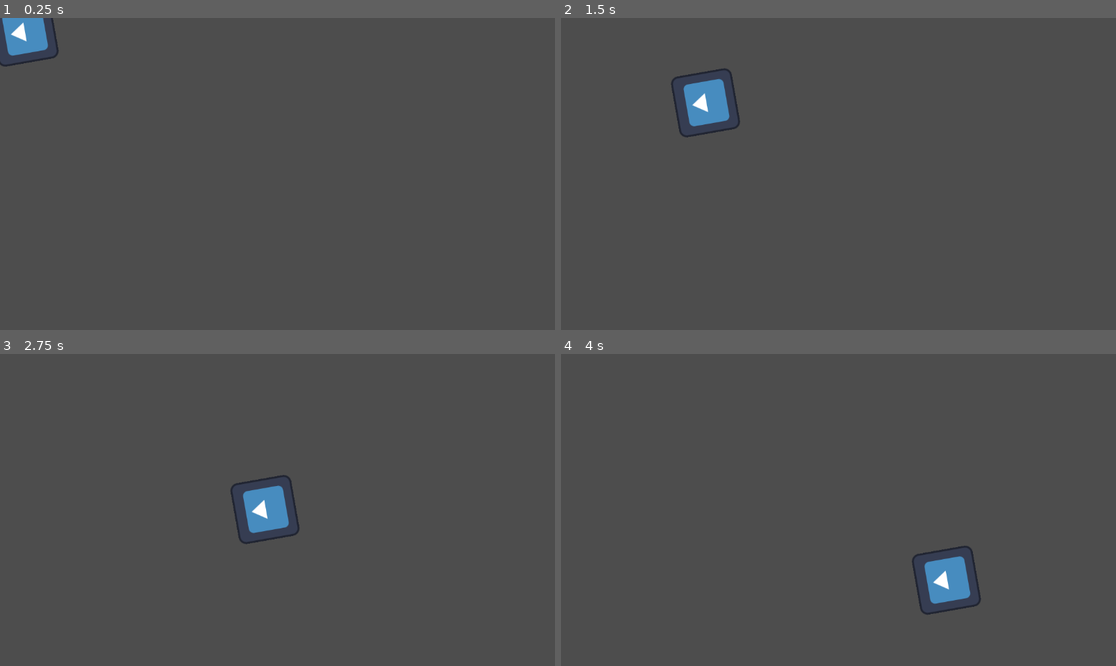
Above: before the commit, frames 1-4 (two rows, left to right).
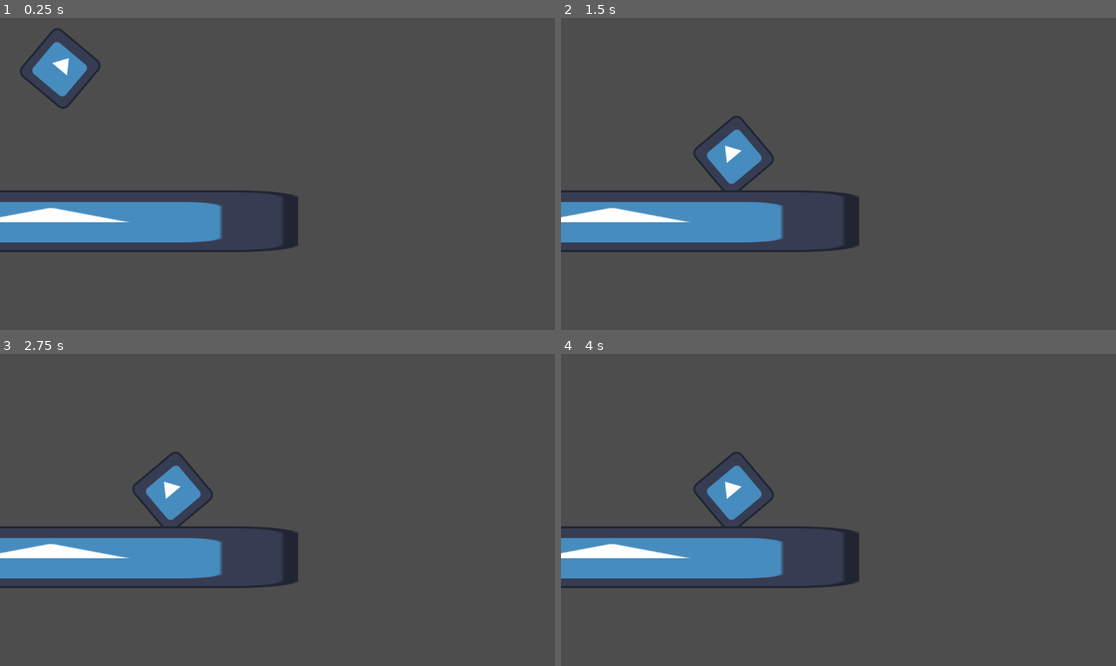
Above: after the commit, the same moments.

Repository: kaitaobenson/OGPC
Game: Godot game, scene res://test.tscn
The game is run twice, just before and just after one commit, with the same random seed, the same clock (stepped at 60 frames per second) and the same inputs. The engine's default icon, where the game draws it, is replaced by a stand-in: a white triangle on a blue panel in a dark square.
Inputs:
- Up to frame 1 (0.25 s): no input
- Up to frame 2 (1.5 s): no input
- Up to frame 3 (2.75 s): no input
- Up to frame 4 (4 s): no input

The runs differ from the first frame. In frame 1, 8.6% of the frame differs, in the area x 0-54%, y 0-76%; in frame 2, 9.0%; in frame 3, 8.9%; in frame 4, 9.0%, in the area x 0-76%, y 31-84%.

Commit message:
better projectile and story draft

Diff:
--- a/game/LinearProjectile.gd
+++ b/game/LinearProjectile.gd
@@ -1,5 +1,5 @@
 extends Area2D
-
+#TODO: f
 @onready var hitbox = get_node("hitbox")
 @onready var sprite = get_node("Sprite2D")
 @onready var isInLib = (self.get_parent()!=get_node("/root/mainScene/commonObjLibrary"))
@@ -7,9 +7,13 @@
 @onready var fireNow
 @onready var despawnTime#this is in ms. after the projectile has bounced the amount equal to whatever bounceamount is, it will stay still and sit until despawmtime is up.
 #pos is a vector2
+@onready var firetime
+@onready var despawnCounter = 0
+@onready var hitamount = 0
+@onready var hitlimit = 0
 #the NotSliding variable prevents the bounce efect being initiated multiple times because the projectile doesnt escape the hitbox it hit on the frame in which it happened
-@onready var NotSliding = false
-func fire(angle,pos,speedIn,despawnTime,bounceAmount):
+@onready var NotSliding = true
+func fire(angle,pos,speedIn,despawnpime,bounceAmount):
 	#set hitbox size to sprite size
 	hitbox.shape.extents = sprite.get_rect().size/2
 	self.position.x = pos.x
@@ -18,10 +22,12 @@
 	speed = speedIn
 	self.visible = true
 	fireNow = true
-
-
+	hitlimit = bounceAmount
+	despawnTime = despawnpime
+#func get_collision_angle():
 func _ready():
-	fire(-100,Vector2(0,0),200,999,999)
+	#despawn time is in seconds, i think?
+	fire(40,Vector2(0,0),500,6,1)
 	if(!isInLib):
 		self.visible = false
 		self.get_node("hitbox").set_deferred("disabled", true)
@@ -29,20 +35,30 @@
 func _process(delta):
 	if(isInLib):
 		if (fireNow):
-			#this shit had better work
-			if(NotSliding):
-				if(self.has_overlapping_areas() or self.has_overlapping_bodies()):
-					self.rotation_degrees = -self.rotation_degrees
-
-					#print(NotSliding)
-					NotSliding = false
-			self.position.x += speed*delta
-			#print(self.rotation_degrees)
-			self.position.y += (speed*delta)*tan(self.rotation_degrees)
-			if(!self.has_overlapping_areas() or self.has_overlapping_bodies()):
-				#print("e")
-				NotSliding = true
-			#self.hitbox.position.x = self.position.x
-			#self.hitbox.position.y = self.position.y
-			#print(self.position.x)
-			#print(self.hitbox.position.x)
+			if(!hitamount==hitlimit or hitamount==0):
+				print("ec")
+				if(NotSliding):
+					if(self.has_overlapping_areas() or self.has_overlapping_bodies()):
+						print(self.position.x)
+						print(self.position.y)
+						print("thingy got hit!")
+						hitamount = hitamount+1
+						self.rotation_degrees = -self.rotation_degrees
+						#speed = -speed
+						NotSliding = false
+				print("reached")
+				self.position.x += speed*delta
+				self.position.y += tan(deg_to_rad(self.rotation_degrees))*speed*delta
+				#debug code
+				if(!NotSliding):
+					print(self.position.x)
+					print(self.position.y)
+				if(!self.has_overlapping_areas() or self.has_overlapping_bodies()):
+					NotSliding = true
+				firetime = Time.get_unix_time_from_system()
+			else:
+					despawnCounter = Time.get_unix_time_from_system()-firetime
+					print(despawnTime)
+					print(despawnCounter)
+					if(despawnCounter>=despawnTime):
+						self.queue_free()
--- a/game/test.tscn
+++ b/game/test.tscn
@@ -12,14 +12,13 @@
 
 [node name="mainScene" type="Node"]
 
-[node name="test" type="Area2D" parent="."]
-position = Vector2(200, 200)
+[node name="linearProjectile2" type="Area2D" parent="."]
 script = ExtResource("1_wv5ko")
 
-[node name="Sprite2D" type="Sprite2D" parent="test"]
+[node name="Sprite2D" type="Sprite2D" parent="linearProjectile2"]
 texture = ExtResource("2_bixa7")
 
-[node name="hitbox" type="CollisionShape2D" parent="test"]
+[node name="hitbox" type="CollisionShape2D" parent="linearProjectile2"]
 shape = SubResource("RectangleShape2D_foowx")
 
 [node name="commonObjLibrary" type="Node" parent="."]
@@ -34,17 +33,17 @@
 [node name="hitbox" type="CollisionShape2D" parent="commonObjLibrary/linearProjectile"]
 shape = SubResource("RectangleShape2D_foowx")
 
-[node name="coolMethods" type="Node" parent="commonObjLibrary"]
-script = ExtResource("4_w0asu")
-
 [node name="WALL" type="Area2D" parent="commonObjLibrary"]
 position = Vector2(439, 435)
 script = ExtResource("5_4w2nv")
 
 [node name="Sprite2D" type="Sprite2D" parent="commonObjLibrary/WALL"]
-position = Vector2(3.5, 0)
-scale = Vector2(0.929688, 1)
+position = Vector2(-333.25, -13)
+scale = Vector2(8.01953, 1)
 texture = ExtResource("2_bixa7")
 
 [node name="hitbox" type="CollisionShape2D" parent="commonObjLibrary/WALL"]
 shape = SubResource("RectangleShape2D_eiet5")
+
+[node name="coolMethods" type="Node" parent="commonObjLibrary"]
+script = ExtResource("4_w0asu")
--- a/game/wallHandler.gd
+++ b/game/wallHandler.gd
@@ -3,9 +3,9 @@
 
 # Called when the node enters the scene tree for the first time.
 func _ready():
-	if(get_node("/root/mainScene/commonObjLibrary/coolMethods").IsParentLib(self)):
-		self.visible = false
-		self.get_node("hitbox").set_deferred("disabled", true)
+	#if(get_node("/root/mainScene/commonObjLibrary/coolMethods").IsParentLib(self)):
+		#self.visible = false
+		#self.get_node("hitbox").set_deferred("disabled", true)
 	get_node("/root/mainScene/commonObjLibrary/coolMethods").generateHitbox(self)
 # Called every frame. 'delta' is the elapsed time since the previous frame.
 func _process(delta):
Not shown, added: ogpc-idea.txt
